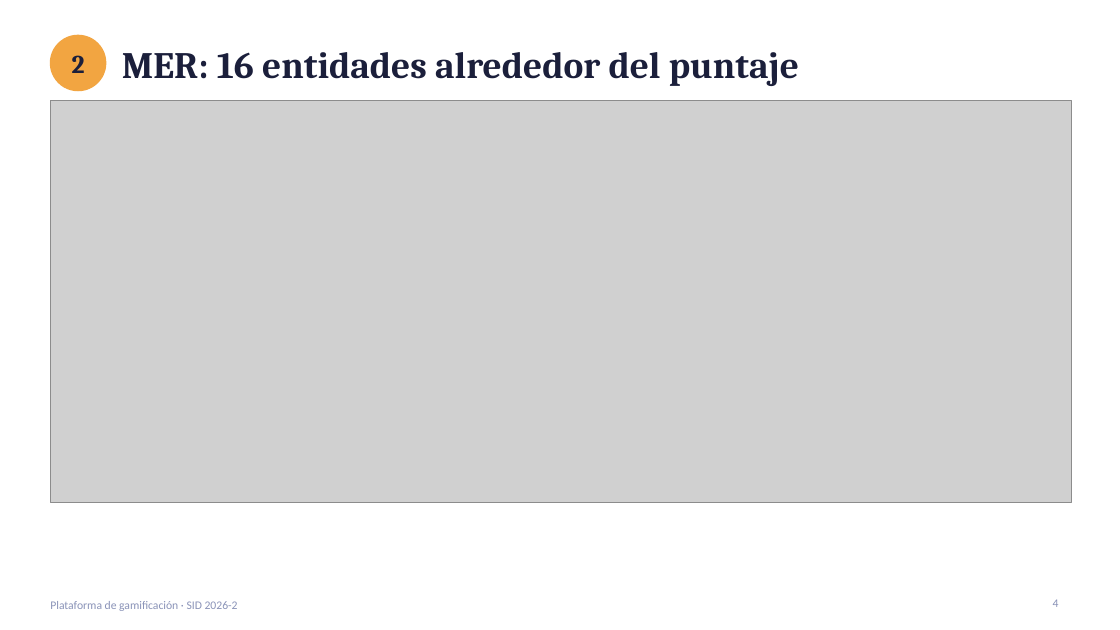
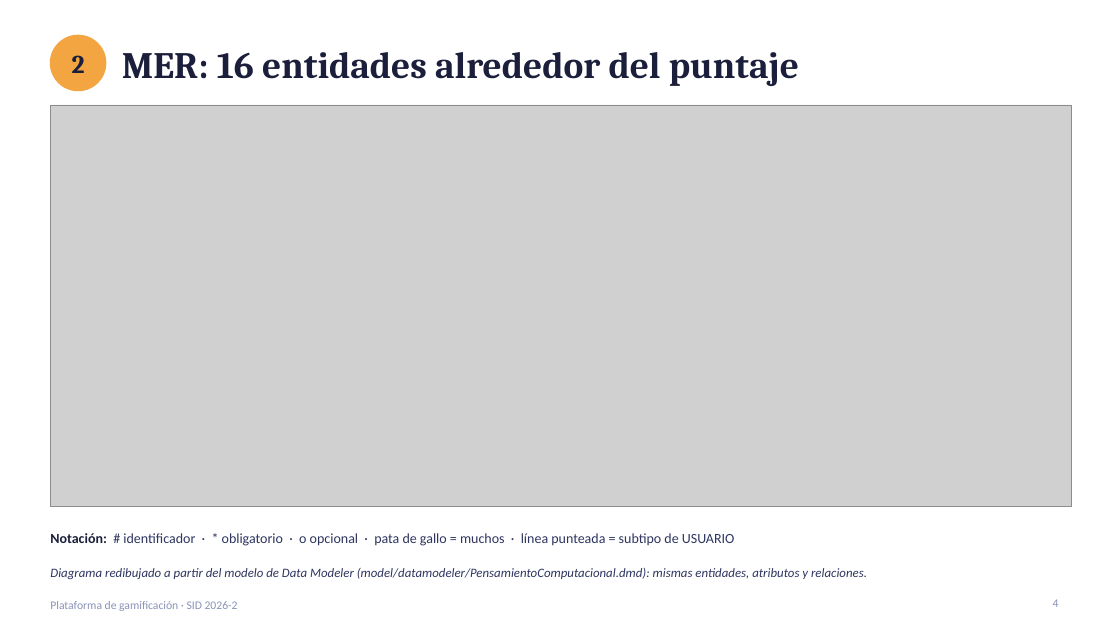
Before and after one commit to JOSED235/SID_202610_PensamientoComputacional, a slide deck: slide 4 of doc/sustentacion/Sustentacion_SID_PensamientoComputacional.pptx. Drawn at 1120x630 pixels with LibreOffice and Linux fonts; fonts in the diff are those of the drawing; grey boxes stand for pictures. Boxes give left, top, right and bottom in pixels: in the first picture for what was removed or moved away, otherwise in the second. Text is boxed around its words. In the diff, an @@ line names an element or a change of style, - is before the commit and + after.

Commit message:
Revision final de la sustentacion: presentacion, guion y justificaciones
- Presentacion: SQL real de R2 y R5, graficas de metricas separadas, caso
  original, notacion y fuente de los diagramas, firmas PL/SQL y una sola
  decision validada de IAG
- Guion: tabla de ajustes con su justificacion y defensa de las decisiones
  (SCORE.professor_id historico, diagramas redibujados de Data Modeler, HU-09)
- normalizacion_3FN y modelo_relacional: justificacion coherente de
  SCORE.professor_id
- Bitacora de prompts con la revision final
- Enunciado del proyecto (SID_Proyecto_2026-2.docx)

```diff
--- a/doc/sustentacion/Sustentacion_SID_PensamientoComputacional.pptx
+++ b/doc/sustentacion/Sustentacion_SID_PensamientoComputacional.pptx
@@ picture: place and size @@
-picture at bbox=[50, 101, 1071, 502]
+picture at bbox=[50, 105, 1071, 507]
@@ text added at bbox=[50, 533, 735, 546], 12 pt, text #2E3560 @@
+Notación: # identificador · * obligatorio · o opcional · pata de gallo = muchos · línea punteada = subtipo de USUARIO
@@ text added at bbox=[50, 568, 867, 579], 11 pt, text #2E3560, italic @@
+Diagrama redibujado a partir del modelo de Data Modeler (model/datamodeler/PensamientoComputacional.dmd): mismas entidades, atributos y relaciones.
```
Also in this commit, not shown: 7 other slides changed, 5 other files.
